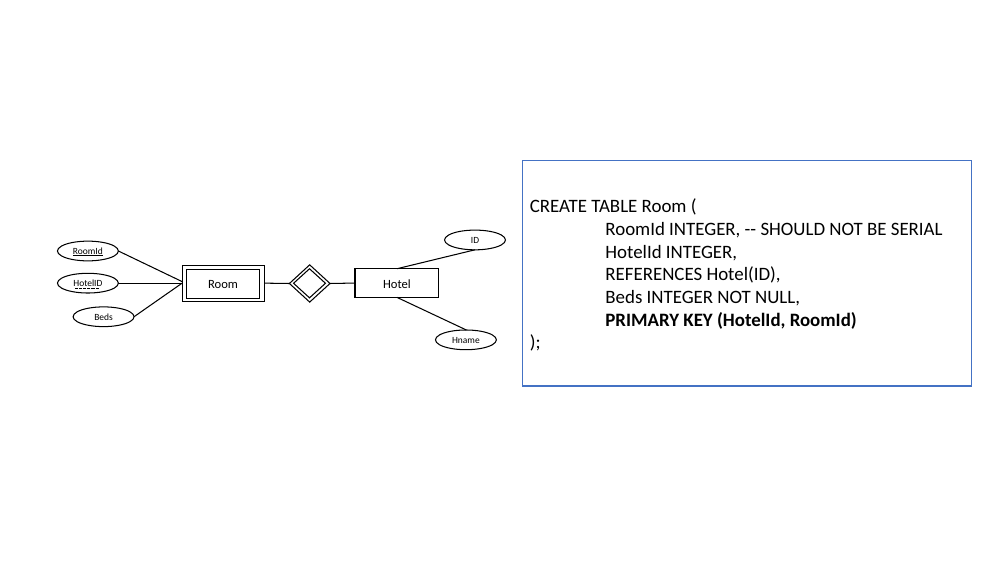
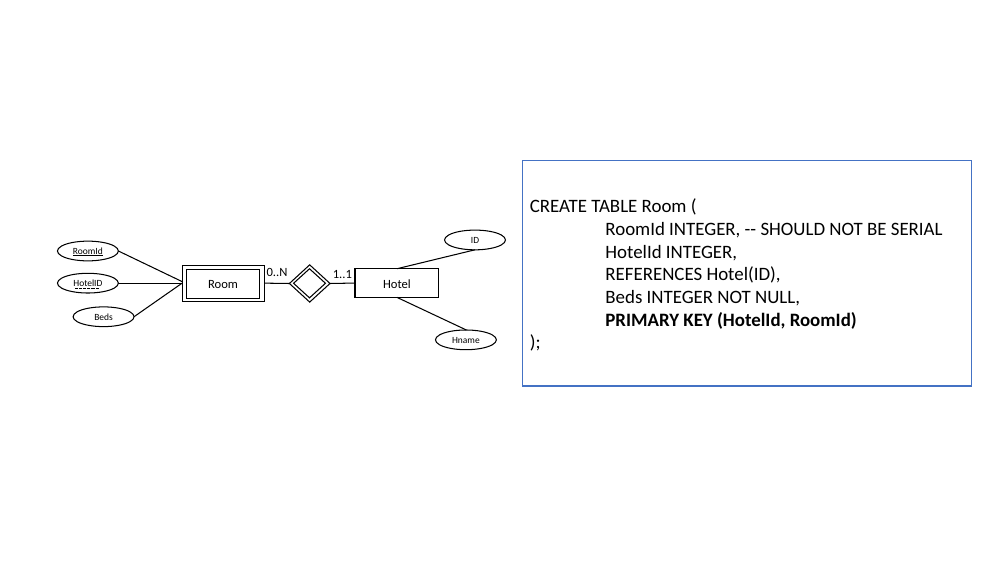
Before and after one commit to philipburleigh/db_halvfabrikata, a slide deck: slide 11 of er_diagram/er_diagram_template.pptx. Drawn at 1008x567 pixels with LibreOffice and Linux fonts; fonts in the diff are those of the drawing. Boxes give left, top, right and bottom in pixels: in the first picture for what was removed or moved away, otherwise in the second. Text is boxed around its words. In the diff, an @@ line names an element or a change of style, - is before the commit and + after.

Commit message:
Cardinality

```diff
--- a/er_diagram/er_diagram_template.pptx
+++ b/er_diagram/er_diagram_template.pptx
@@ text added at box(267, 268, 288, 276), 12 pt, text #000000 @@
+0..N
@@ text added at box(333, 270, 352, 278), 12 pt, text #000000 @@
+1..1
```
